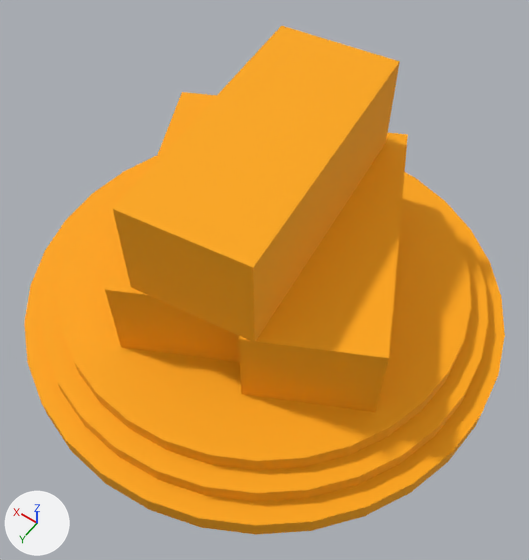
Renders of the glTF model public/assets/harbor_resources/harbor_brick.glb from each side of a commit.
Both versions are drawn from a camera (50 mm lens) standing at (1.93, 21.79, 15.46) and looking at (7.96, 13.36, 2.22). The axes (+X, +Y, +Z) are drawn at lower left. The lights are the same throughout. The first picture is the older version. Vertices at exactly the same position are counted once.

The first picture shows 'harbor_brick'.
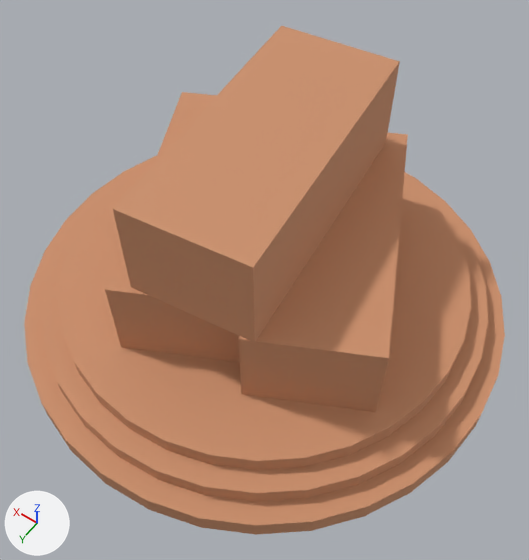
What the commit changed:
me_harbor_brick has 216 vertices, 424 faces and spans x 2.5..14.5, y 6.6..18.6, z 0.0..5.9.
me_harbor_brick is used by ob_harbor_brick; location (0.0, 0.0, 0.0).
me_harbor_brick part 1: 424 faces centred in x 2.54..14.46, y 6.64..18.56, z 0.0..5.9 are repainted in the vertex colours; the middle colour goes from orange #ffaa00 to orange #ce936e.

Location of each change, (x1, y1, x2, y2) in pixels of the pictures (529 x 560 px):
part 1 of me_harbor_brick, recoloured: (24, 26, 505, 535) in both
